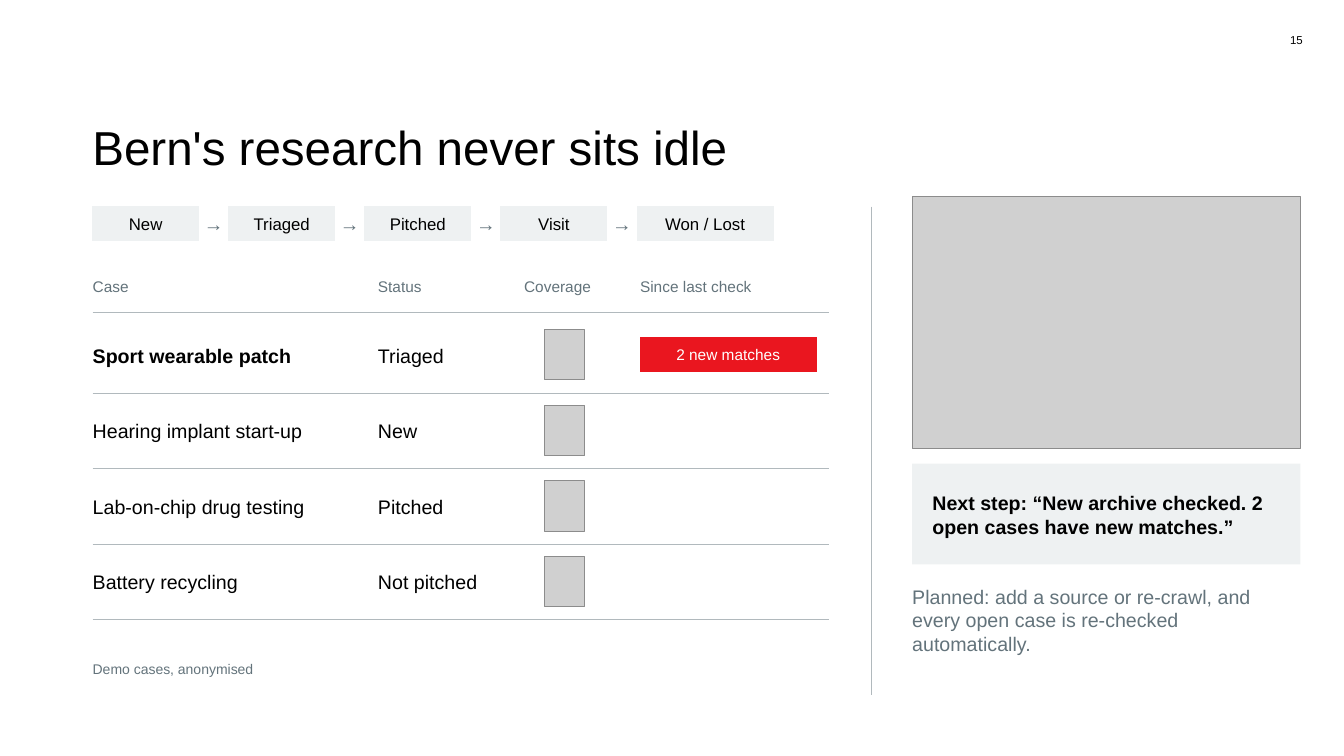
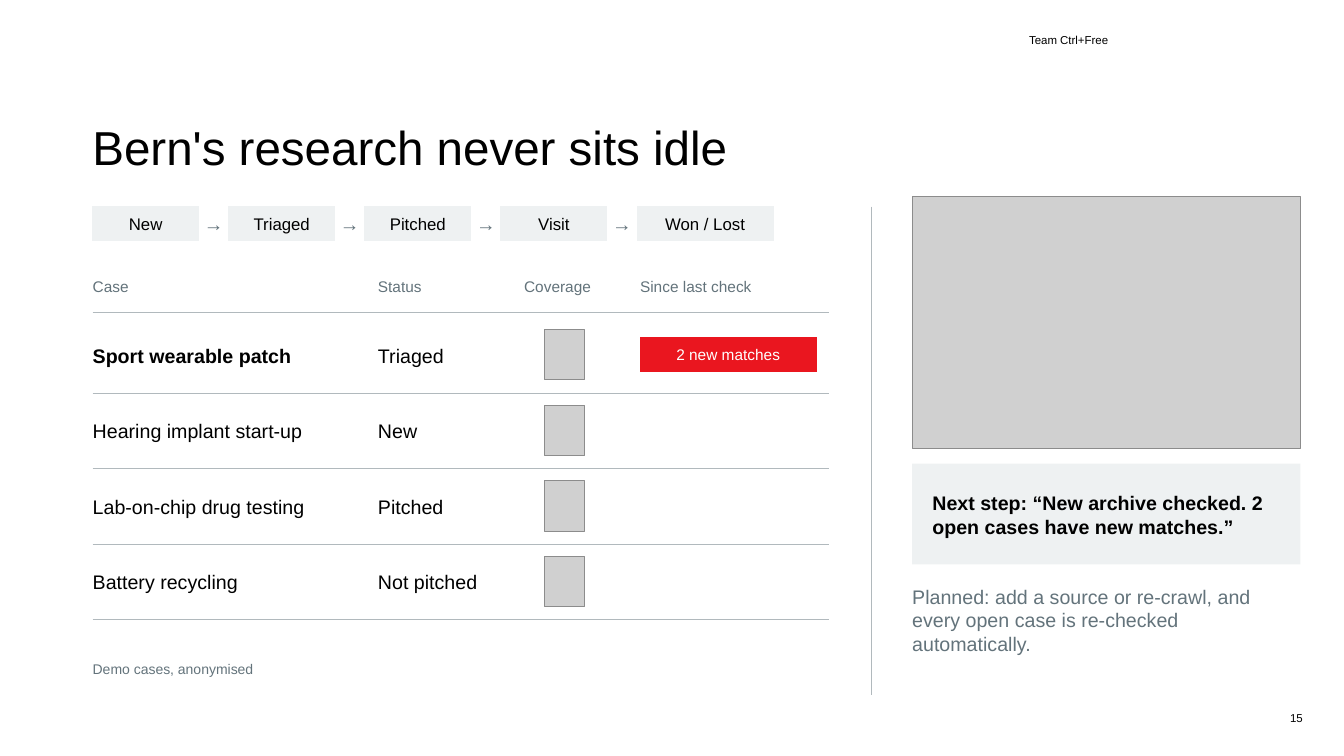
Before and after one commit to beSaif/mutz, a slide deck: slide 15 of research/Mutz_Pitch_lean_animated.pptx. Drawn at 1344x756 pixels with LibreOffice and Linux fonts; fonts in the diff are those of the drawing; grey boxes stand for pictures; background and template pictures are left out. Boxes give left, top, right and bottom in pixels: in the first picture for what was removed or moved away, otherwise in the second. Text is boxed around its words. In the diff, an @@ line names an element or a change of style, - is before the commit and + after.

```diff
--- a/research/Mutz_Pitch_lean_animated.pptx
+++ b/research/Mutz_Pitch_lean_animated.pptx
@@ text added at (1029, 35, 1108, 44), 8.2 pt, text #000000 @@
+Team Ctrl+Free
@@ page number: place and size @@
-page number at (1290, 36, 1303, 44)
+page number at (1290, 714, 1303, 722)
```
Also in this commit, not shown: 19 other slides changed, 1 other file.
